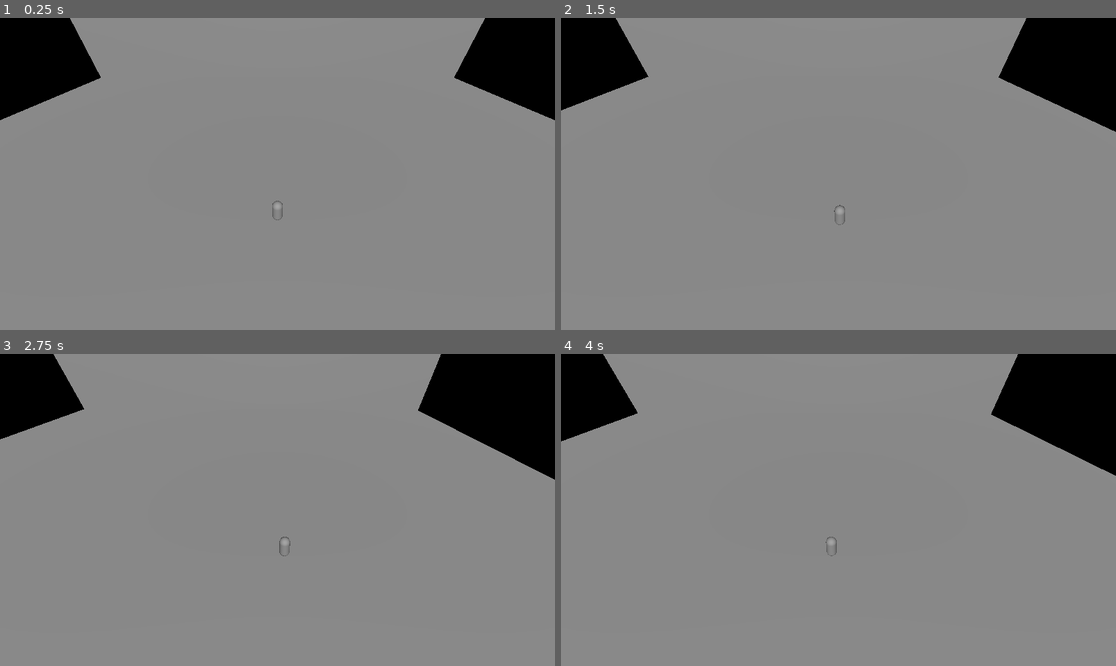
Above: before the commit, frames 1-4 (two rows, left to right).
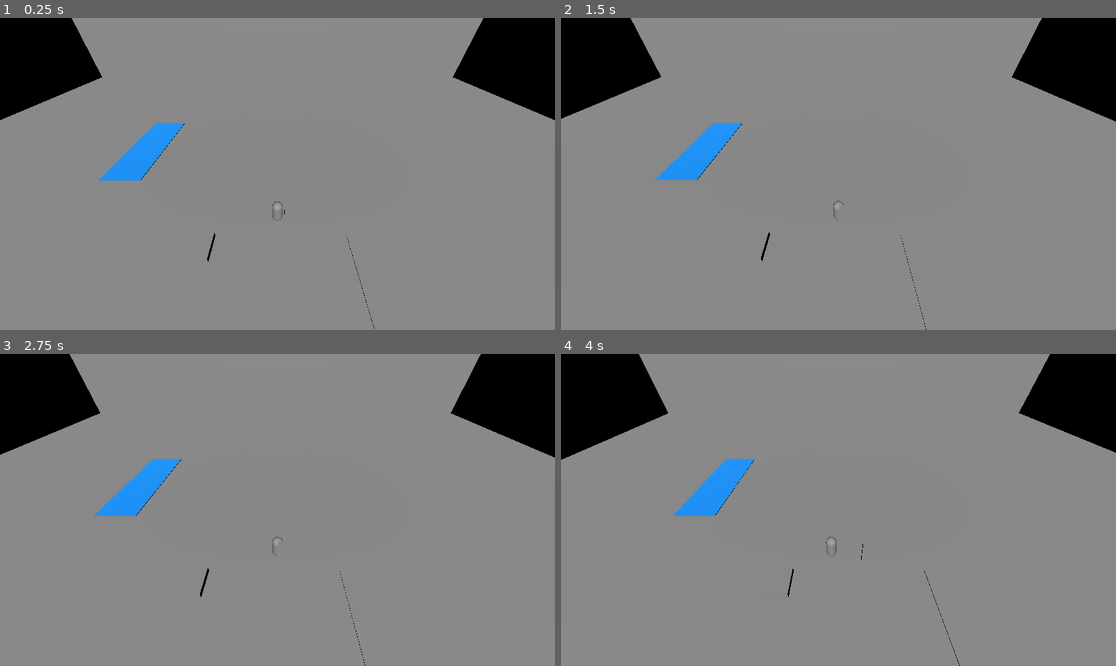
Above: after the commit, the same moments.

Repository: Actulus/scout-camp
Game: Godot game, scene res://scenes/world/world.tscn
Same seed, same stepped clock (60 frames per second), same inputs: the game is played once before the commit and once after it.
Inputs:
- Up to frame 1 (0.25 s): no input
- Up to frame 2 (1.5 s): hold D (move_right) 0.53-1.28 s; hold S (move_down) from 1.28 s (still down)
- Up to frame 3 (2.75 s): release S (move_down) at 2.03 s; hold D (move_right) from 2.03 s (still down)
- Up to frame 4 (4 s): release D (move_right) at 2.78 s; hold W (move_up) 2.78-3.53 s; hold A (move_left) from 3.53 s (still down)

The runs differ from the first frame. In frame 1, 1.4% of the frame differs, in the area x 12-88%, y 0-100%; in frame 2, 3.1%; in frame 3, 4.9%; in frame 4, 5.4%, in the area x 0-100%, y 0-100%.

Commit message:
camp layout and leaders house

Diff:
--- /dev/null
+++ b/scenes/camp/camp.tscn
@@ -0,0 +1,114 @@
+[gd_scene format=3 uid="uid://eh11j284xbpx"]
+
+[sub_resource type="BoxMesh" id="BoxMesh_pbcj1"]
+size = Vector3(3, 0.5, 3)
+
+[sub_resource type="BoxShape3D" id="BoxShape3D_bqk0h"]
+size = Vector3(3, 0.5, 3)
+
+[sub_resource type="BoxMesh" id="BoxMesh_bqk0h"]
+size = Vector3(6, 0.3, 6)
+
+[sub_resource type="BoxShape3D" id="BoxShape3D_15lph"]
+size = Vector3(6, 0.3, 6)
+
+[sub_resource type="BoxMesh" id="BoxMesh_w8r68"]
+size = Vector3(2, 2, 0.2)
+
+[sub_resource type="BoxShape3D" id="BoxShape3D_oq6a4"]
+size = Vector3(2, 2, 0.2)
+
+[sub_resource type="BoxMesh" id="BoxMesh_8lvbw"]
+size = Vector3(3, 1, 2)
+
+[sub_resource type="BoxShape3D" id="BoxShape3D_ou4a0"]
+size = Vector3(3, 1, 2)
+
+[sub_resource type="BoxMesh" id="BoxMesh_m2efa"]
+size = Vector3(3, 2, 0.2)
+
+[sub_resource type="BoxShape3D" id="BoxShape3D_52u7r"]
+size = Vector3(3, 2, 0.2)
+
+[sub_resource type="StandardMaterial3D" id="StandardMaterial3D_pbcj1"]
+albedo_color = Color(0, 0.5833335, 1, 1)
+
+[sub_resource type="BoxMesh" id="BoxMesh_15lph"]
+material = SubResource("StandardMaterial3D_pbcj1")
+size = Vector3(4, 0.1, 12)
+
+[sub_resource type="BoxShape3D" id="BoxShape3D_w8r68"]
+size = Vector3(4, 0.1, 12)
+
+[node name="Camp" type="Node3D" unique_id=1478507277]
+
+[node name="Firepit" type="StaticBody3D" parent="." unique_id=1297271410]
+transform = Transform3D(1, 0, 0, 0, 1, 0, 0, 0, 1, 0, 0, -8)
+
+[node name="MeshInstance3D" type="MeshInstance3D" parent="Firepit" unique_id=759346130]
+mesh = SubResource("BoxMesh_pbcj1")
+
+[node name="CollisionShape3D" type="CollisionShape3D" parent="Firepit" unique_id=559017624]
+shape = SubResource("BoxShape3D_bqk0h")
+
+[node name="Label3D" type="Label3D" parent="Firepit" unique_id=1881599988]
+text = "FIREPIT"
+
+[node name="TentArea" type="StaticBody3D" parent="." unique_id=1642555778]
+transform = Transform3D(1, 0, 0, 0, 1, 0, 0, 0, 1, 8, 0, 5)
+
+[node name="MeshInstance3D" type="MeshInstance3D" parent="TentArea" unique_id=987062674]
+mesh = SubResource("BoxMesh_bqk0h")
+
+[node name="CollisionShape3D" type="CollisionShape3D" parent="TentArea" unique_id=689983469]
+shape = SubResource("BoxShape3D_15lph")
+
+[node name="Label3D" type="Label3D" parent="TentArea" unique_id=2000875807]
+text = "TENT AREA"
+
+[node name="NoticeBoard" type="StaticBody3D" parent="." unique_id=999561699]
+transform = Transform3D(1, 0, 0, 0, 1, 0, 0, 0, 1, 0, 1, 0)
+
+[node name="MeshInstance3D" type="MeshInstance3D" parent="NoticeBoard" unique_id=1938085999]
+mesh = SubResource("BoxMesh_w8r68")
+
+[node name="CollisionShape3D" type="CollisionShape3D" parent="NoticeBoard" unique_id=749679469]
+shape = SubResource("BoxShape3D_oq6a4")
+
+[node name="Label3D" type="Label3D" parent="NoticeBoard" unique_id=1485467128]
+text = "NOTICE BOARD"
+
+[node name="CookingStation" type="StaticBody3D" parent="." unique_id=1326477239]
+transform = Transform3D(1, 0, 0, 0, 1, 0, 0, 0, 1, -6, 0, 3)
+
+[node name="MeshInstance3D" type="MeshInstance3D" parent="CookingStation" unique_id=1377116346]
+mesh = SubResource("BoxMesh_8lvbw")
+
+[node name="CollisionShape3D" type="CollisionShape3D" parent="CookingStation" unique_id=281560613]
+shape = SubResource("BoxShape3D_ou4a0")
+
+[node name="Label3D" type="Label3D" parent="CookingStation" unique_id=1513005613]
+text = "COOKING"
+
+[node name="BadgeWall" type="StaticBody3D" parent="." unique_id=214054637]
+transform = Transform3D(1, 0, 0, 0, 1, 0, 0, 0, 1, 2, 1, 1)
+
+[node name="MeshInstance3D" type="MeshInstance3D" parent="BadgeWall" unique_id=542348568]
+mesh = SubResource("BoxMesh_m2efa")
+
+[node name="CollisionShape3D" type="CollisionShape3D" parent="BadgeWall" unique_id=1292265336]
+shape = SubResource("BoxShape3D_52u7r")
+
+[node name="Label3D" type="Label3D" parent="BadgeWall" unique_id=1496714078]
+text = "BADGE WALL"
+
+[node name="Stream" type="StaticBody3D" parent="." unique_id=863975974]
+transform = Transform3D(1, 0, 0, 0, 1, 0, 0, 0, 1, -15, 0.1, -10)
+
+[node name="MeshInstance3D" type="MeshInstance3D" parent="Stream" unique_id=1332855724]
+mesh = SubResource("BoxMesh_15lph")
+
+[node name="WaterCollectTrigger" type="Area3D" parent="Stream" unique_id=811407149]
+
+[node name="CollisionShape3D" type="CollisionShape3D" parent="Stream/WaterCollectTrigger" unique_id=1062754961]
+shape = SubResource("BoxShape3D_w8r68")
--- /dev/null
+++ b/scenes/leaders_house/leader_house.tscn
@@ -0,0 +1,30 @@
+[gd_scene format=3 uid="uid://chelyo0srflym"]
+
+[sub_resource type="BoxMesh" id="BoxMesh_hf1c1"]
+size = Vector3(8, 4, 6)
+
+[sub_resource type="BoxShape3D" id="BoxShape3D_6uk20"]
+size = Vector3(8, 4, 6)
+
+[sub_resource type="BoxShape3D" id="BoxShape3D_85ima"]
+size = Vector3(2, 2, 1)
+
+[node name="LeaderHouse" type="Node3D" unique_id=1637668464]
+
+[node name="StaticBody3D" type="StaticBody3D" parent="." unique_id=100804138]
+transform = Transform3D(1, 0, 0, 0, 1, 0, 0, 0, 1, 0, 0, -20)
+
+[node name="MeshInstance3D" type="MeshInstance3D" parent="StaticBody3D" unique_id=1554266343]
+mesh = SubResource("BoxMesh_hf1c1")
+
+[node name="CollisionShape3D" type="CollisionShape3D" parent="StaticBody3D" unique_id=346311572]
+shape = SubResource("BoxShape3D_6uk20")
+
+[node name="Label3D" type="Label3D" parent="StaticBody3D" unique_id=1652783759]
+text = "LEADERS HOUSE"
+
+[node name="DoorTrigger" type="Area3D" parent="." unique_id=459134678]
+
+[node name="CollisionShape3D" type="CollisionShape3D" parent="DoorTrigger" unique_id=2060159270]
+transform = Transform3D(1, 0, 0, 0, 1, 0, 0, 0, 1, 0, 0, 2.5369377)
+shape = SubResource("BoxShape3D_85ima")
--- a/scenes/world/world.tscn
+++ b/scenes/world/world.tscn
@@ -1,6 +1,8 @@
 [gd_scene format=3 uid="uid://bl2tn1kmaac5m"]
 
 [ext_resource type="PackedScene" uid="uid://bqs7yms3roulb" path="res://scenes/player/player.tscn" id="1_dphjl"]
+[ext_resource type="PackedScene" uid="uid://eh11j284xbpx" path="res://scenes/camp/camp.tscn" id="2_1fp7r"]
+[ext_resource type="PackedScene" uid="uid://chelyo0srflym" path="res://scenes/leaders_house/leader_house.tscn" id="3_6m72w"]
 
 [sub_resource type="BoxMesh" id="BoxMesh_4rhad"]
 size = Vector3(80, 0.2, 80)
@@ -99,3 +101,7 @@
 
 [node name="Player" parent="." unique_id=561802944 instance=ExtResource("1_dphjl")]
 transform = Transform3D(1, 0, 0, 0, 1, 0, 0, 0, 1, 0, 1, 0)
+
+[node name="Camp" parent="." unique_id=1478507277 instance=ExtResource("2_1fp7r")]
+
+[node name="LeaderHouse" parent="." unique_id=1637668464 instance=ExtResource("3_6m72w")]
